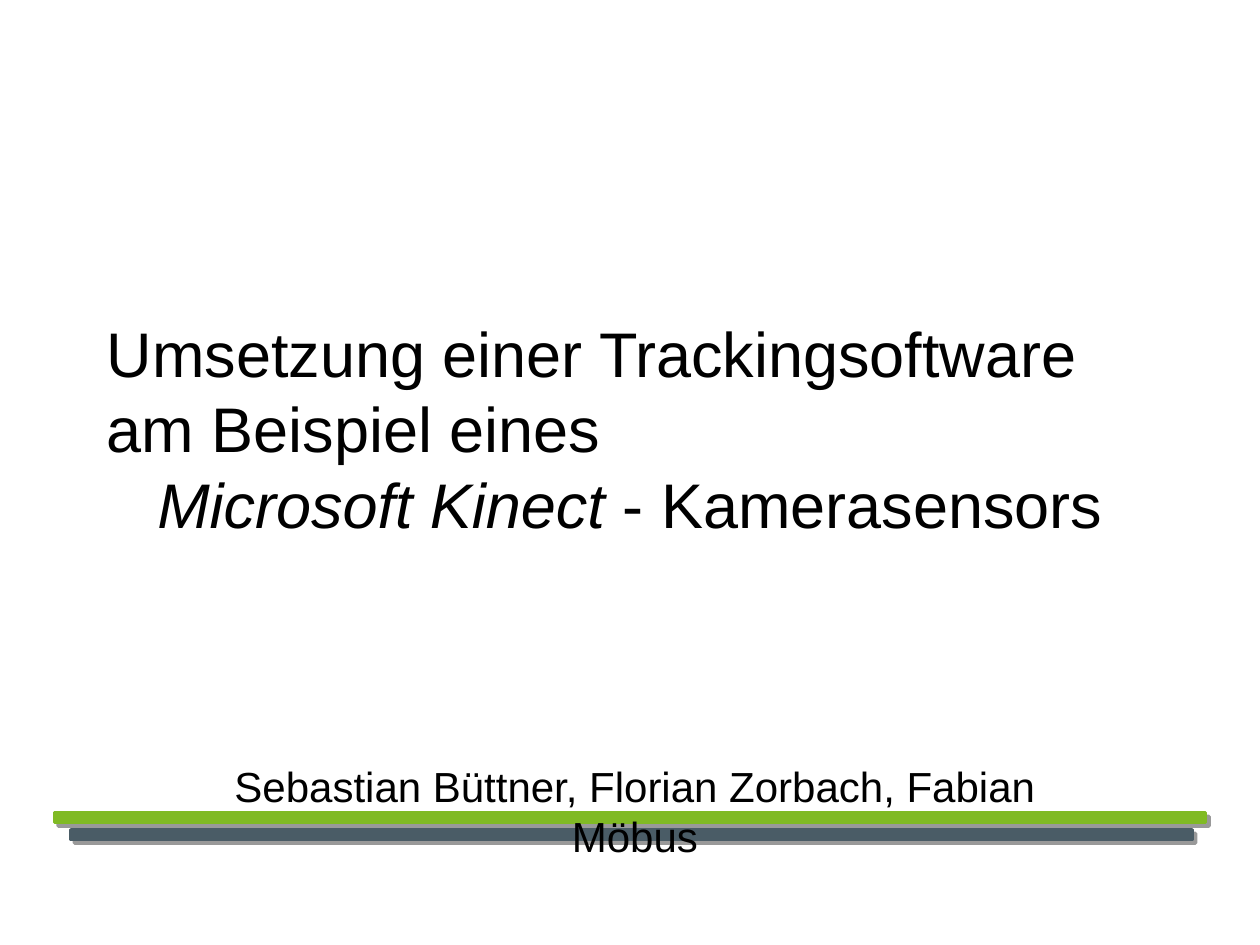
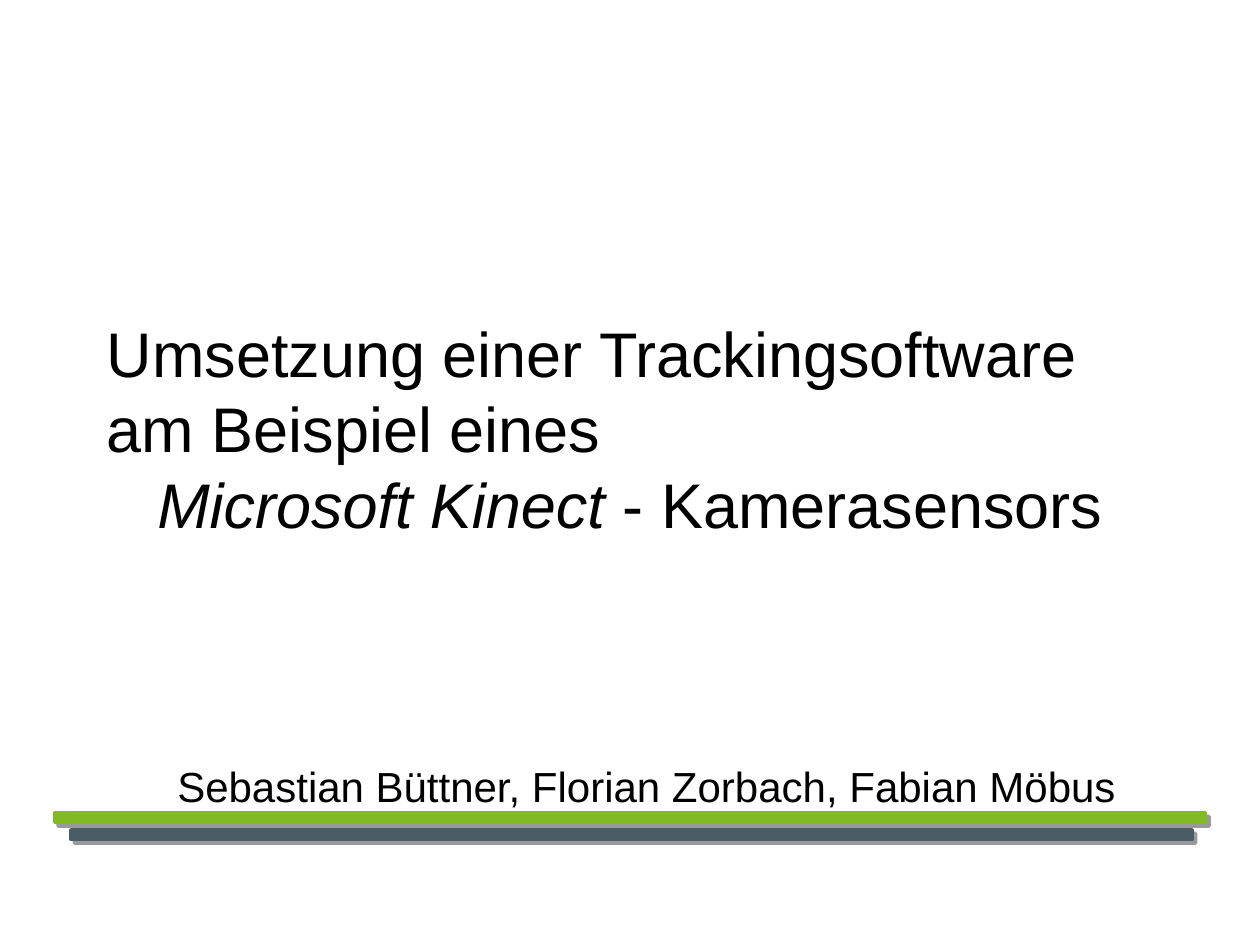
Before and after one commit to YoloSoftDE/YoloTrack, a slide deck: slide 1 of Documentation/Biometrie_praesentation.odp. Drawn at 1260x945 pixels with LibreOffice and Linux fonts; fonts in the diff are those of the drawing; background and template pictures are left out. Boxes give left, top, right and bottom in pixels: in the first picture for what was removed or moved away, otherwise in the second. Text is boxed around its words. In the diff, an @@ line names an element or a change of style, - is before the commit and + after.

```diff
--- a/Documentation/Biometrie_praesentation.odp
+++ b/Documentation/Biometrie_praesentation.odp
@@ text "Sebastian Büttner, Florian Zorbach, Fabian ..." rewrapped from (234,771,1035,861) to (177,771,1115,808) @@
```
Also in this commit, not shown: 12 other slides changed, 3 slides added.
